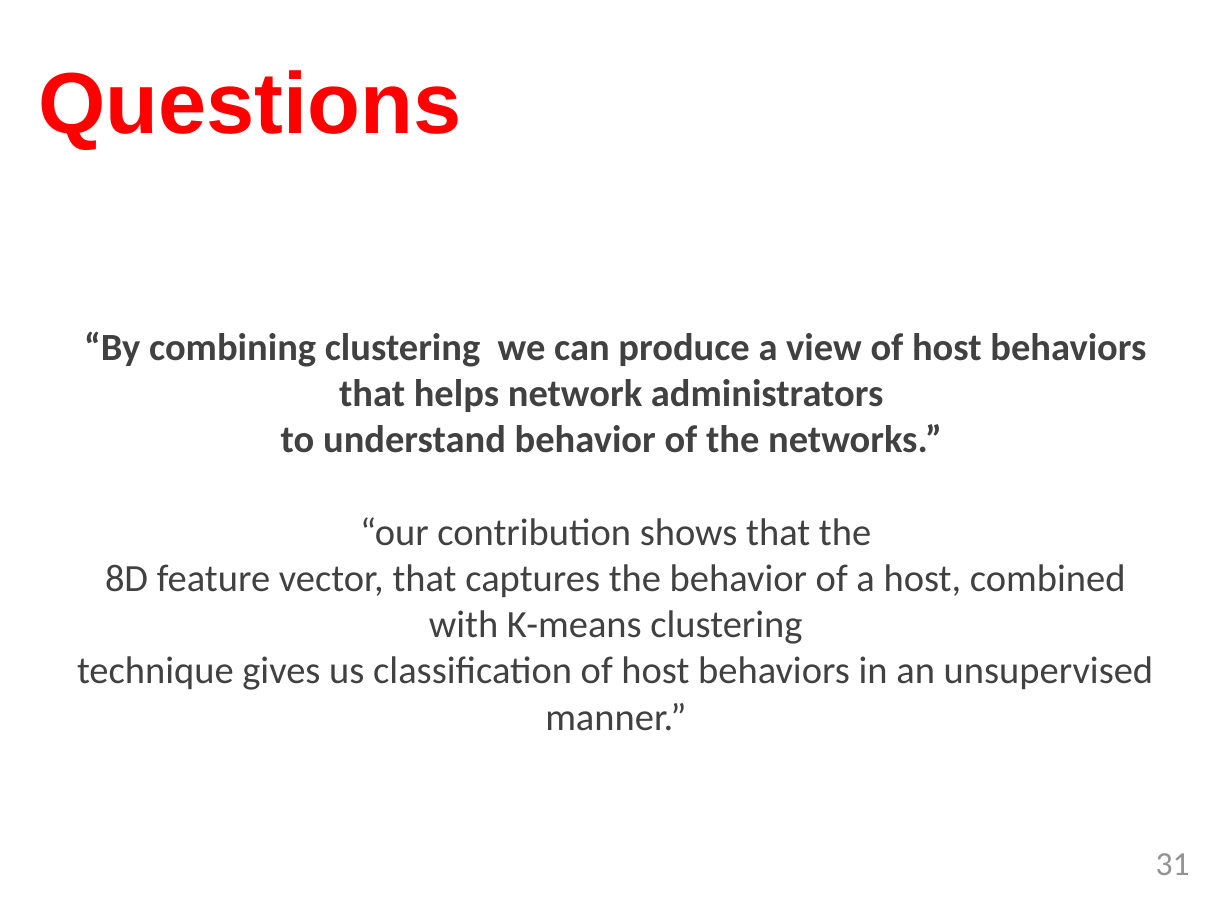
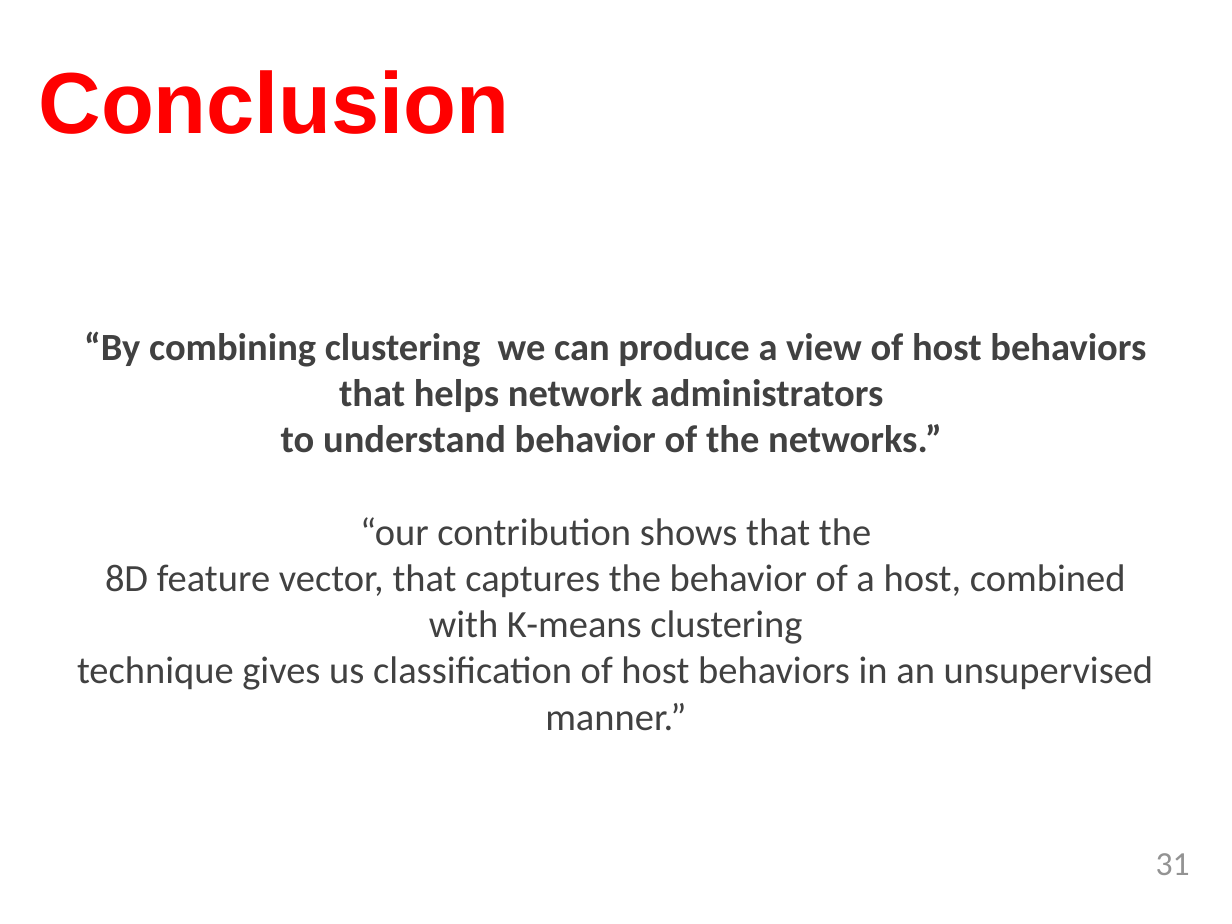
Before and after one commit to TejaKommineni/KnowNet, a slide deck: slide 31 of My Thesis/sample-thesis-0/Thesis_Defense.pptx. Drawn at 1232x924 pixels with LibreOffice and Linux fonts; fonts in the diff are those of the drawing; background and template pictures are left out. Boxes give left, top, right and bottom in pixels: in the first picture for what was removed or moved away, otherwise in the second. Text is boxed around its words. In the diff, an @@ line names an element or a change of style, - is before the commit and + after.

```diff
--- a/My Thesis/sample-thesis-0/Thesis_Defense.pptx
+++ b/My Thesis/sample-thesis-0/Thesis_Defense.pptx
@@ title at (39,70,510,134): text changed @@
-Questions
+Conclusion
```
Also in this commit, not shown: 17 other slides changed, 28 other files.
